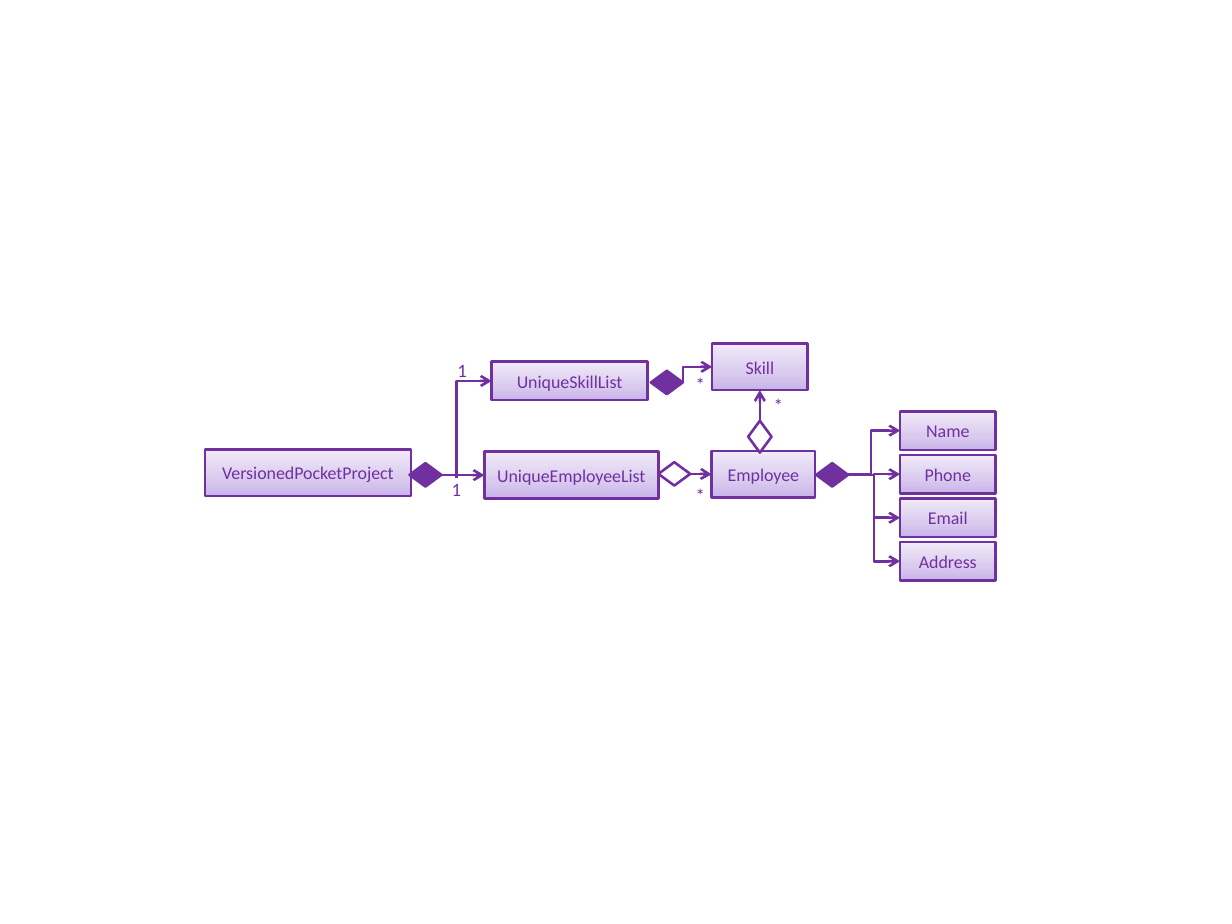
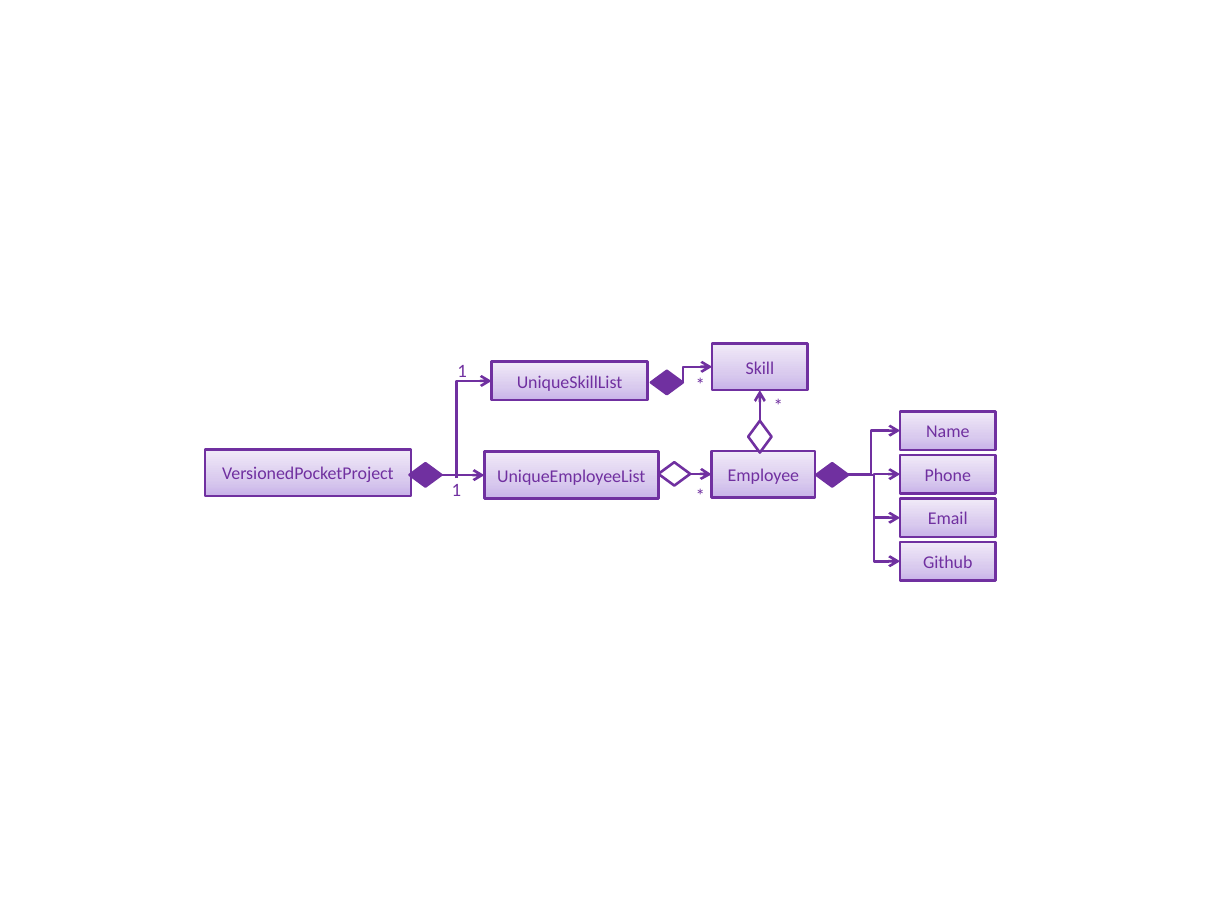
Before and after one commit to shunnizuka/main, a slide deck: slide 1 of docs/diagrams/ModelComponentClassBetterOopDiagram.pptx. Drawn at 1232x924 pixels with LibreOffice and Linux fonts; fonts in the diff are those of the drawing. Boxes give left, top, right and bottom in pixels: in the first picture for what was removed or moved away, otherwise in the second. Text is boxed around its words. In the diff, an @@ line names an element or a change of style, - is before the commit and + after.

```diff
--- a/docs/diagrams/ModelComponentClassBetterOopDiagram.pptx
+++ b/docs/diagrams/ModelComponentClassBetterOopDiagram.pptx
@@ text in rectangle at (923,555,972,568): text changed @@
-Address
+Github
```
Also in this commit, not shown: 28 other files.
